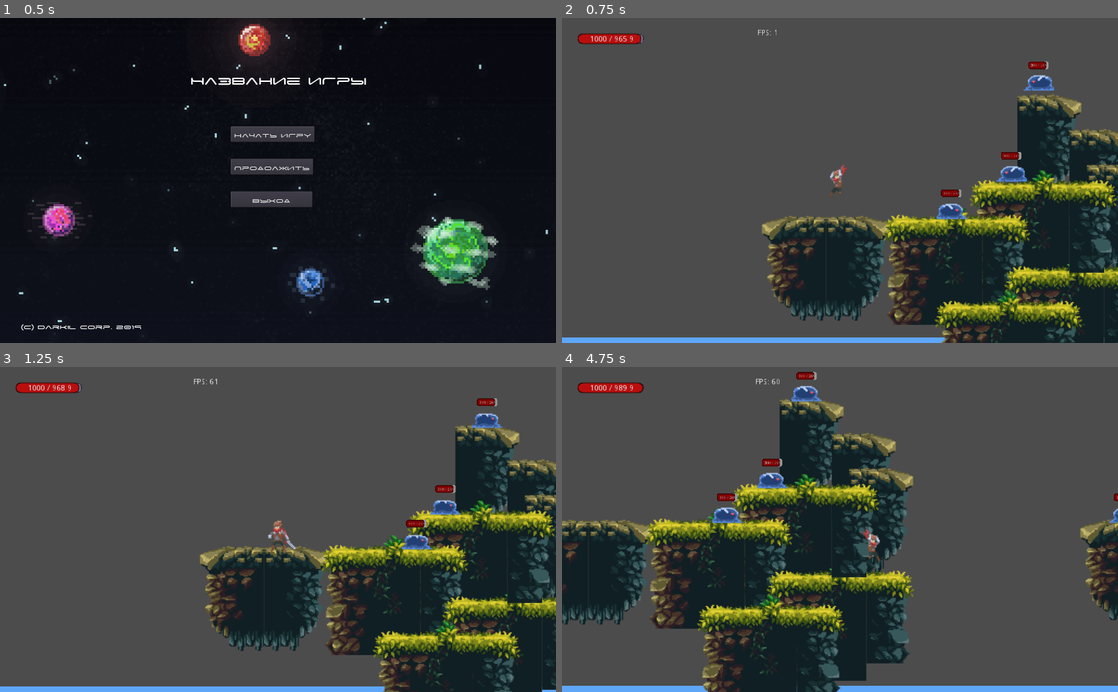
Above: before the commit, frames 1-4 (two rows, left to right).
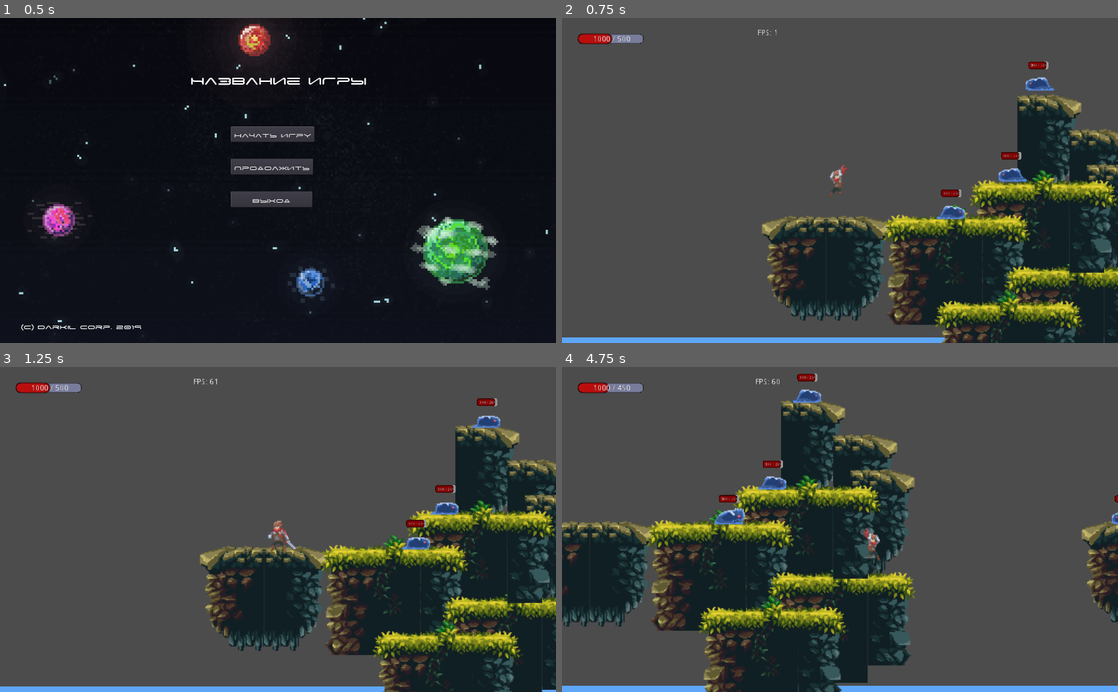
Above: after the commit, the same moments.

Repository: Burd88/-platformgame
Game: Godot game, scene res://main/main.tscn
Same seed, same stepped clock (60 frames per second), same inputs: the game is played once before the commit and once after it.
Inputs:
- Up to frame 1 (0.5 s): no input
- Up to frame 2 (0.75 s): click "Начать Игру" at 0.5 s
- Up to frame 3 (1.25 s): no input
- Up to frame 4 (4.75 s): hold D (ui_right) 1.28-2.78 s; tap W (ui_up) at 1.52, 2.27, 3.77, 4.52 s; hold A (ui_left) 2.78-3.53 s; hold D (ui_right) from 3.53 s (still down)

Frame 1 is identical in both runs. In frame 2, 0.6% of the frame differs, in the area x 5-89%, y 4-62%; in frame 3, 0.6%; in frame 4, 11%, in the area x 0-100%, y 1-100%.

Commit message:
add attack enemy on the player

Diff:
--- a/Enemy/Enemy.gd
+++ b/Enemy/Enemy.gd
@@ -9,7 +9,7 @@
 var health_now = health-35
 var php = (health_now*100)/health
 ##-----------------------
-var anim = 'idle'
+var anim = 'move'
 
 var distance = Vector2()
 var velocity = Vector2()
@@ -80,10 +80,33 @@
 			else:
 				$sprite.flip_h = false
 			pass
+			if $attack_area.position.x == 0:
+				$attack_area.position.x = 60
+			else:
+				$attack_area.position.x = 0
 	else:
 		pass
 
 func _on_AnimatedSprite_animation_finished():
 	if $sprite.animation == 'die':
 		queue_free()
+
 	pass # Replace with function body.
+
+
+func _on_attack_area_body_entered(body):
+	if body.name == 'Player':
+		body.health_now -= 50
+		anim = 'attack'
+
+	print(body.get_class())
+	pass # Replace with function body.
+
+
+func _on_sprite_frame_changed():
+	if $sprite.animation == 'attack':
+		if $sprite.frame == 1:
+			$attack_area/attack_col.disabled = false
+		elif $sprite.frame == 4:
+			$attack_area/attack_col.disabled = true
+	pass # Replace with function body.
--- a/Enemy/Enemy.tscn
+++ b/Enemy/Enemy.tscn
@@ -73,6 +73,9 @@
 corner_radius_bottom_right = 3
 corner_radius_bottom_left = 3
 
+[sub_resource type="RectangleShape2D" id=6]
+extents = Vector2( 4.50776, 10 )
+
 [node name="Enemy" type="KinematicBody2D"]
 scale = Vector2( 0.5, 0.5 )
 script = ExtResource( 1 )
@@ -81,7 +84,7 @@
 position = Vector2( 0.270546, -6.22268 )
 scale = Vector2( 2, 2 )
 frames = SubResource( 5 )
-animation = "hurt"
+animation = "attack"
 frame = 1
 playing = true
 
@@ -113,4 +116,12 @@
 [node name="RayCast2D" type="RayCast2D" parent="."]
 position = Vector2( -28, 0 )
 enabled = true
+
+[node name="attack_area" type="Area2D" parent="."]
+
+[node name="attack_col" type="CollisionShape2D" parent="attack_area"]
+position = Vector2( -28.1373, 4.59937 )
+shape = SubResource( 6 )
 [connection signal="animation_finished" from="sprite" to="." method="_on_AnimatedSprite_animation_finished"]
+[connection signal="frame_changed" from="sprite" to="." method="_on_sprite_frame_changed"]
+[connection signal="body_entered" from="attack_area" to="." method="_on_attack_area_body_entered"]
--- a/player/Player.gd
+++ b/player/Player.gd
@@ -6,7 +6,7 @@
 
 ## жизни игрока
 var health = 1000
-var health_now = health-35
+var health_now = health-500
 var php = (health_now*100)/health
 ##-----------------------
 var attack_name = ['attack1','attack2','attack3']
@@ -149,18 +149,21 @@
 	php = (health_now*100)/health
 	$GUI/Healthbar.value = php
 	$GUI/fps.text = str("FPS: ", Engine.get_frames_per_second())
-	if health_now < health:
-		health_now += 0.1
+	#if health_now < health:
+	#	health_now += 1
 		# Графический интерфейс игрока
 
 func _on_spr_animation_finished():
 	if $spr.animation == "attack2" or $spr.animation == "attack1" or $spr.animation == "attack3":
 		rand_attack_name = randi()%3
+	elif $spr.animation == 'die':
+		get_tree().change_scene("res://main/main.tscn")
 	pass # Replace with function body.
 
 func _death():
 	if health_now <= 0:
-		get_tree().change_scene("res://main/main.tscn")
+		$spr.animation = 'die'
+
 
 	pass
 
Not shown: 1 places in Enemy/Enemy.tscn that only renumber resources
